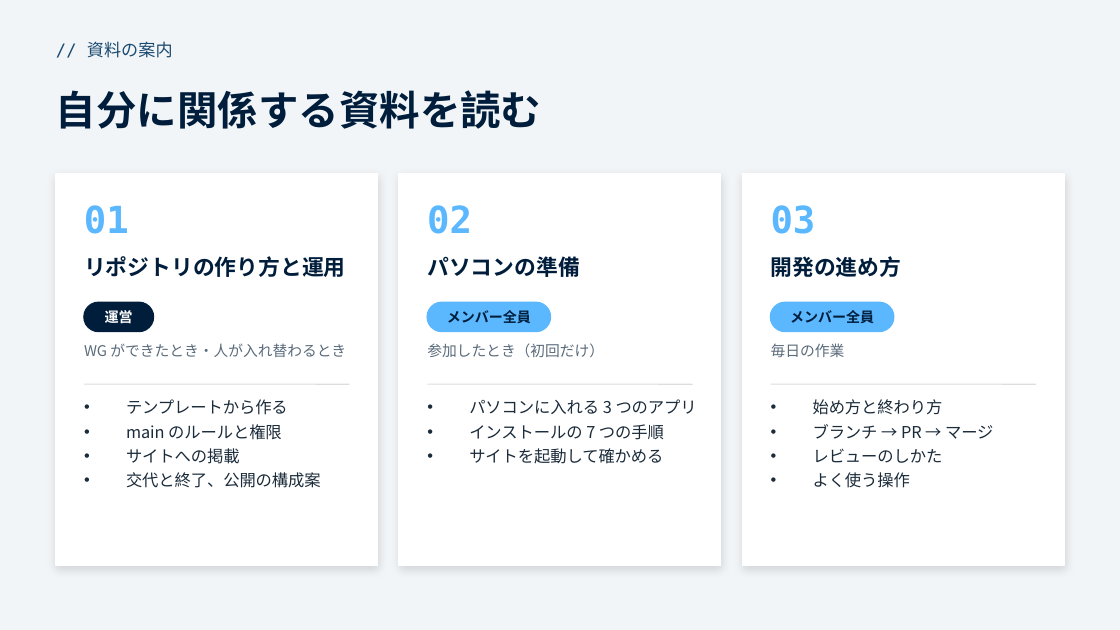
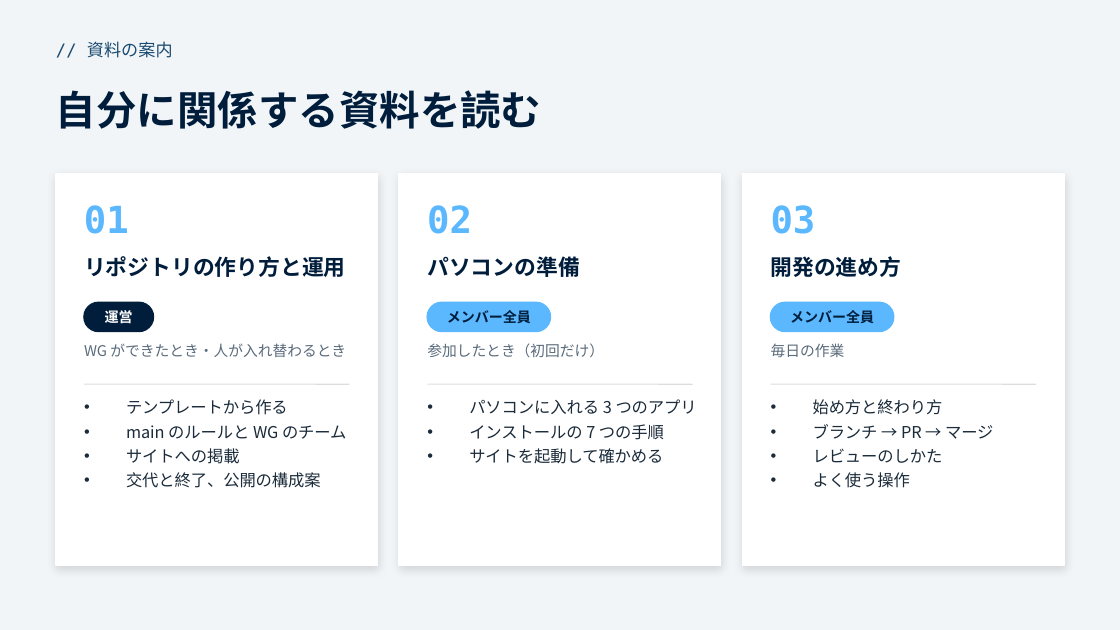
Before and after one commit to funITclub/homepage, a slide deck: slide 4 of docs/WG立ち上げガイド/00_概要.pptx. Drawn at 1120x630 pixels with LibreOffice and Linux fonts; fonts in the diff are those of the drawing. Boxes give left, top, right and bottom in pixels: in the first picture for what was removed or moved away, otherwise in the second. Text is boxed around its words. In the diff, an @@ line names an element or a change of style, - is before the commit and + after.

```diff
--- a/docs/WG立ち上げガイド/00_概要.pptx
+++ b/docs/WG立ち上げガイド/00_概要.pptx
@@ text at [126,425,346,439]: text changed @@
-• main のルールと権限
+• main のルールと WG のチーム
```
Also in this commit, not shown: 2 other slides changed, 4 other files.
